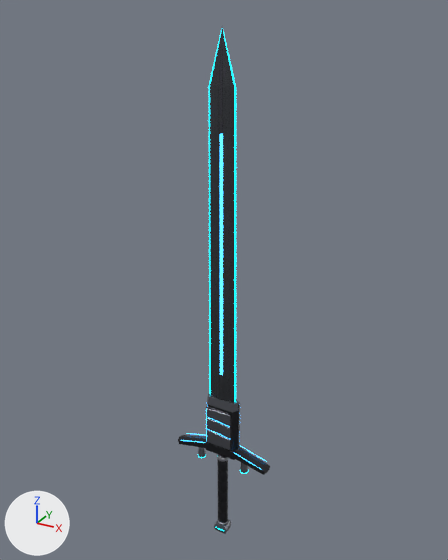
One commit to the glTF model assets/swords/329.glb: the scene before it, then after it.
Before and after are seen from a 50 mm lens placed at (0.998, -1.803, 1.661), pointed at (-0.032, 0.07, 0.724). The lights are fixed; the arrows at lower left show +X, +Y and +Z. The first picture is the older version.

Names of what the first picture shows: 'glow_kat_edge', 'glow_kat_line', 'kat_blade', 'kat_dark', 'kat_plate' and 2 more.
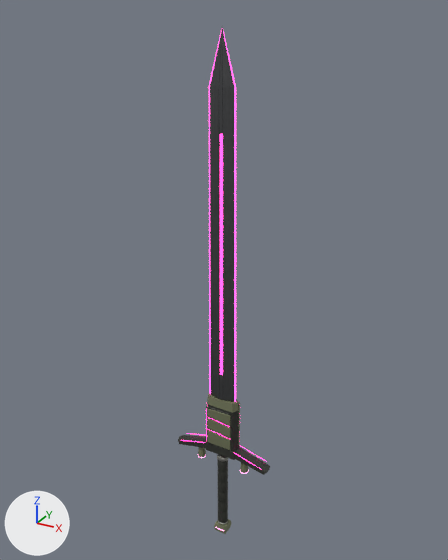
Boxes (x1, y1, x2, y2) around the edits, measured in the pictures (448 x 560 px):
'kat_plate', recoloured: (198, 258, 248, 534) in both
'glow_kat_edge', recoloured: (209, 26, 236, 402) in both
'glow_kat_line', recoloured: (181, 134, 267, 470) in both

What the commit changed:
Picture '329_kat_plate_olive_rough' (img_329_kat_plate_olive_rough) is new.
Picture '329_kat_plate_olive_nor' (img_329_kat_plate_olive_nor) is new.
Picture '329_kat_plate_olive_col' (img_329_kat_plate_olive_col) is new.
Material 'kat_plate_olive' (mat_kat_plate_olive) is new.
Uses the picture img_329_kat_plate_olive_col.
Uses the picture img_329_kat_plate_olive_nor.
Uses the picture img_329_kat_plate_olive_rough.
Material 'glow_kat_line_magenta' (mat_glow_kat_line_magenta) is new.
Its base color is (0.5, 0.02, 0.2) (pink #bc277c).
Its emission color is (1.0, 0.04, 0.4) (pink #ff38aa).
Its emission strength is 4.0.
Material 'glow_kat_edge_magenta' (mat_glow_kat_edge_magenta) is new.
Its base color is (0.5, 0.04, 0.275) (pink #bc388f).
Its emission color is (1.0, 0.08, 0.55) (pink #ff50c4).
Its emission strength is 2.4.
me_body_329_001 has 127 vertices, 164 faces and spans x -0.06..0.06, y -0.002..0.002, z 0.22..1.61.
me_body_329_001 no longer uses material mat_glow_kat_edge (cyan #00adbc, glowing cyan #00e7ff).
me_body_329_001 gains material mat_glow_kat_edge_magenta (pink #bc388f, glowing pink #ff50c4).
me_body_329_004 has 192 vertices, 284 faces and spans x -0.19..0.19, y -0.027..0.067, z -0.009..1.283.
me_body_329_004 no longer uses material mat_glow_kat_line (blue #0081cb, glowing blue #38adff).
me_body_329_004 gains material mat_glow_kat_line_magenta (pink #bc277c, glowing pink #ff38aa).
me_body_329_006 has 200 vertices, 311 faces and spans x -0.118..0.118, y -0.028..0.068, z -0.43..0.86.
me_body_329_006 no longer uses material mat_kat_plate.
me_body_329_006 gains material mat_kat_plate_olive.
